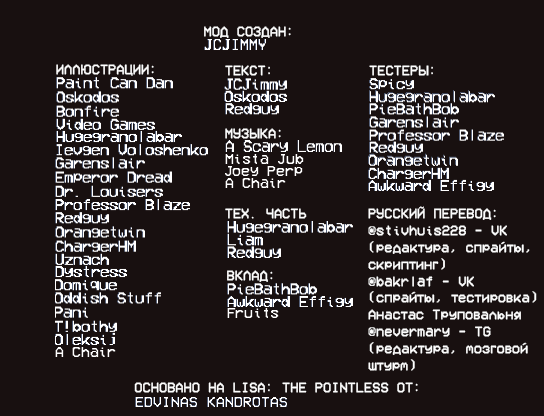
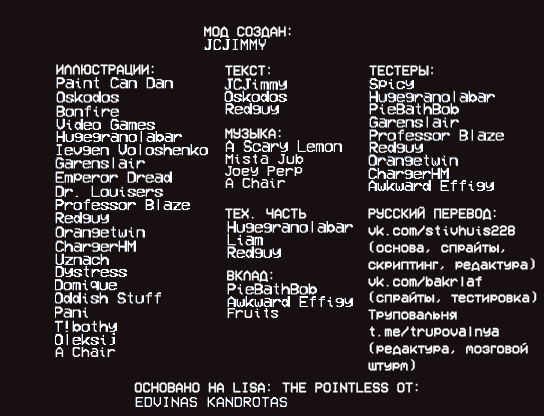
Layers edited between the first and the second w=544, h=416 image:
renamed "РУССКИЙ ПЕРЕВОД: @stivhuis228 - VK (редактура, спрайты, скрипти" to "РУССКИЙ ПЕРЕВОД: vk.com/stivhuis228 (основа, спрайты, скриптинг", painted on it over box(368, 225, 535, 337)
